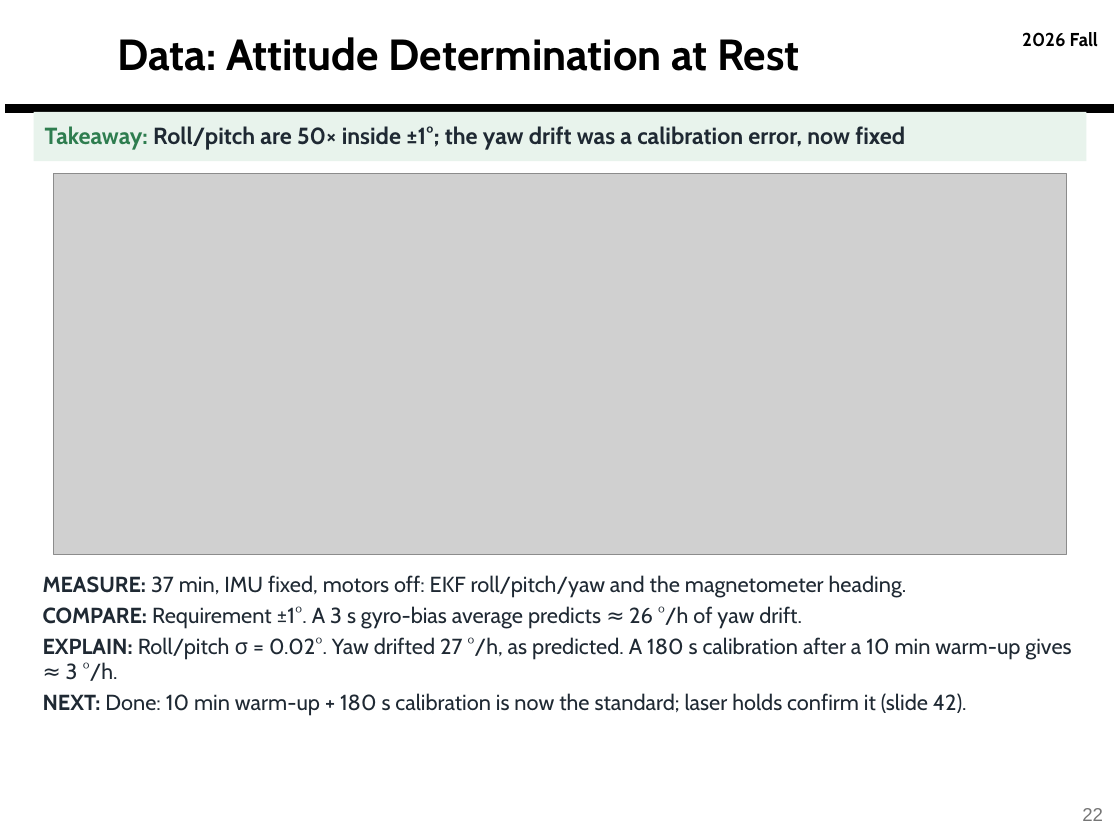
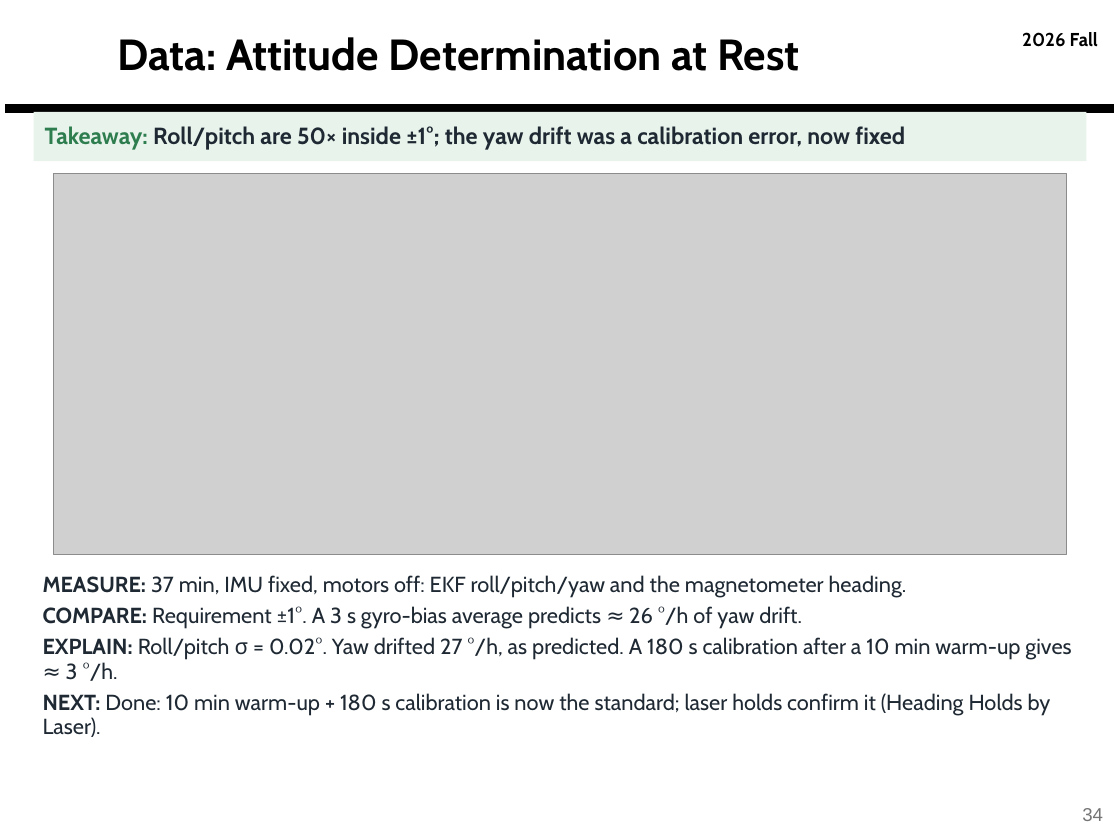
Before and after one commit to derek-weissinger-usafa/Astro-331-Lab-8, a slide deck: slide 34 of Reports/Astro 331 Lab 8_2_3 Body Final Pres.pptx (slide 22 before the commit). Drawn at 1120x840 pixels with LibreOffice and Linux fonts; fonts in the diff are those of the drawing; grey boxes stand for pictures; background and template pictures are left out. Boxes give left, top, right and bottom in pixels: in the first picture for what was removed or moved away, otherwise in the second. Text is boxed around its words. In the diff, an @@ line names an element or a change of style, - is before the commit and + after.

```diff
--- a/Reports/Astro 331 Lab 8_2_3 Body Final Pres.pptx
+++ b/Reports/Astro 331 Lab 8_2_3 Body Final Pres.pptx
@@ text at [43,693,1051,737]: text changed @@
-NEXT: Done: 10 min warm-up + 180 s calibration is now the standard; laser holds confirm it (slide 42).
+NEXT: Done: 10 min warm-up + 180 s calibration is now the standard; laser holds confirm it (Heading Holds by Laser).
@@ page number at [1082,808,1103,821]: text changed @@
-22
+34
```
Also in this commit, not shown: 13 other slides changed, 2 slides added, 1 other file.
